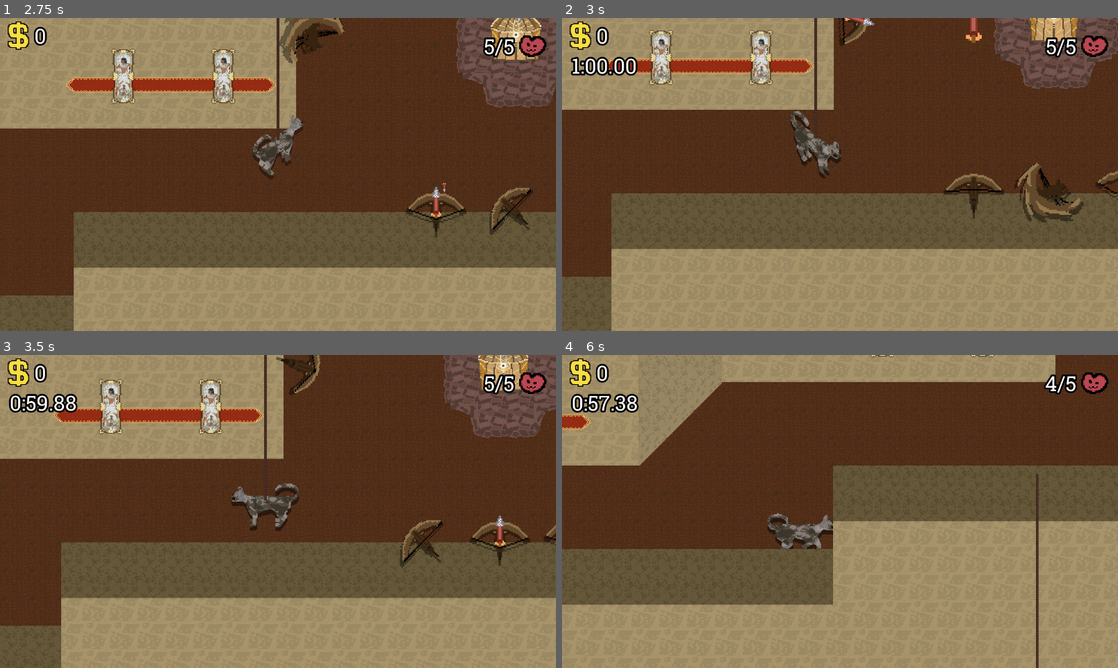
Above: before the commit, frames 1-4 (two rows, left to right).
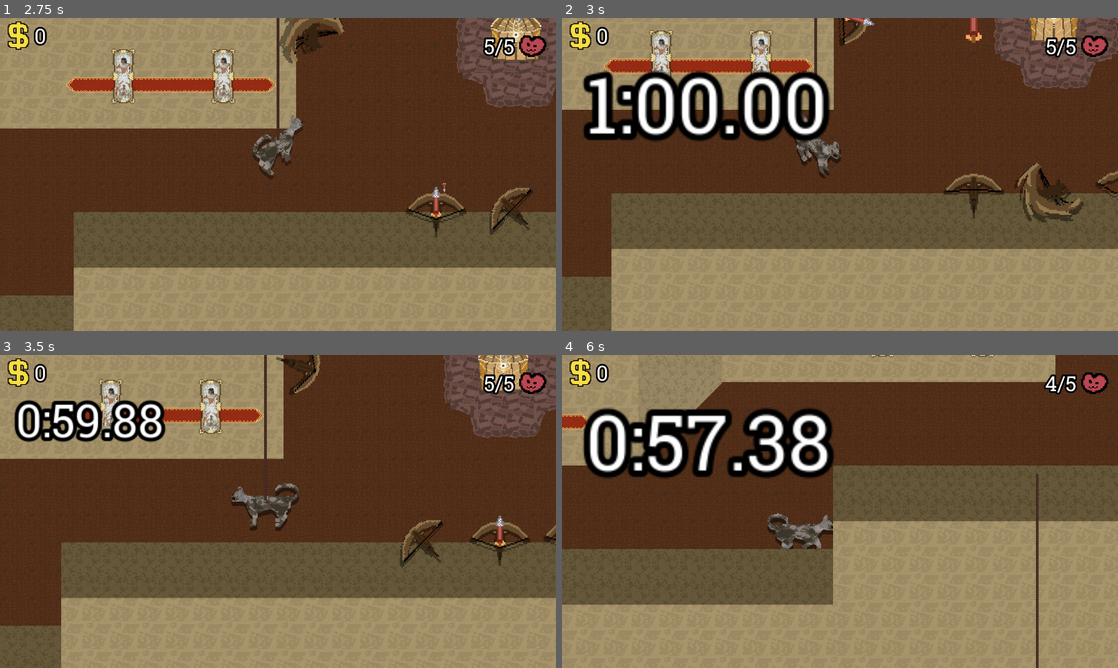
Above: after the commit, the same moments.

Repository: Emarald64/ancient-game-jam
Game: Godot game, scene res://source/main.tscn
Two runs of this game, one before a commit and one after it. Both use one fixed random seed, a clock stepped at 60 frames per second and the inputs below.
Inputs:
- Up to frame 1 (2.75 s): hold D (move_right) 0.53-1.28 s; tap M (meow, bound only after the commit) at 0.6, 1.55, 2.1 s; hold S (move_down) 1.28-2.03 s; tap Shift (sprint) at 1.35 s; hold D (move_right) from 2.03 s (still down)
- Up to frame 2 (3 s): release D (move_right) at 2.78 s; hold W (move_up) from 2.78 s (still down); tap Y at 2.85 s
- Up to frame 3 (3.5 s): keep holding W (move_up); tap M (meow, bound only after the commit) at 3.05 s
- Up to frame 4 (6 s): release W (move_up) at 3.53 s; hold A (move_left) 3.53-5.03 s; tap M (meow, bound only after the commit) at 3.6, 4.55, 5.1 s; tap = (debug_heal) at 4.15 s; tap Shift (sprint) at 4.35 s; tap - (debug_hurt) at 4.9 s; hold S (move_down) 5.03-5.78 s; hold D (move_right) from 5.78 s (still down); tap Y at 5.85 s

Frame 1 is identical in both runs. In frame 2, 8.3% of the frame differs, in the area x 1-49%, y 12-40%; in frame 3, 3.3%; in frame 4, 8.5%.

Commit message:
added sfx and made the timer bigger when starting

Diff:
--- a/project.godot
+++ b/project.godot
@@ -94,6 +94,11 @@
 "events": [Object(InputEventKey,"resource_local_to_scene":false,"resource_name":"","device":-1,"window_id":0,"alt_press …(191 unchanged characters)…
 ]
 }
+meow={
+"deadzone": 0.2,
+"events": [Object(InputEventKey,"resource_local_to_scene":false,"resource_name":"","device":-1,"window_id":0,"alt_pressed":false,"shift_pressed":false,"ctrl_pressed":false,"meta_pressed":false,"pressed":false,"keycode":0,"physical_keycode":77,"key_label":0,"unicode":109,"location":0,"echo":false,"script":null)
+]
+}
 
 [layer_names]
 
--- a/source/game_objects/bomb.gd
+++ b/source/game_objects/bomb.gd
@@ -15,6 +15,7 @@
 	tween.tween_property($Explosion/CollisionShape2D.shape,"radius",256,.1)
 	tween.tween_interval(.65)
 	tween.tween_callback(queue_free)
+	$sound.play()
 
 	await get_tree().create_timer(0.25).timeout
 	$Explosion.monitorable=false
--- a/source/game_objects/bomb.tscn
+++ b/source/game_objects/bomb.tscn
@@ -4,6 +4,7 @@
 [ext_resource type="Shader" uid="uid://5h4f7aaql8iw" path="res://source/game_objects/bomb_flash.gdshader" id="2_54trm"]
 [ext_resource type="Texture2D" uid="uid://dnxtv7fqumphm" path="res://arte/game_objects/bomb.png" id="3_sy3ph"]
 [ext_resource type="Texture2D" uid="uid://ct2c2txqyso1o" path="res://arte/pickups/explosion.png" id="4_og2dt"]
+[ext_resource type="AudioStream" uid="uid://cgcs3aut2cv0j" path="res://sfx/explode.wav" id="5_o0u21"]
 
 [sub_resource type="CircleShape2D" id="CircleShape2D_a6585"]
 radius = 0.01
@@ -127,4 +128,7 @@
 frame = 11
 frame_progress = 1.0
 
+[node name="sound" type="AudioStreamPlayer" parent="." unique_id=1581140679]
+stream = ExtResource("5_o0u21")
+
 [connection signal="timeout" from="Timer" to="." method="explode"]
--- a/source/main.tscn
+++ b/source/main.tscn
@@ -207,6 +207,7 @@
 
 [node name="HealthPickup" parent="Chest2" unique_id=363543128 instance=ExtResource("15_ly4gw")]
 visible = false
+monitorable = false
 
 [node name="Chest10" parent="." unique_id=1224262665 instance=ExtResource("14_r5lv5")]
 position = Vector2(-1940, -304)
@@ -270,6 +271,7 @@
 
 [node name="HealthPickup" parent="Chest11" unique_id=2121701322 instance=ExtResource("15_ly4gw")]
 visible = false
+monitorable = false
 
 [node name="Chest14" parent="." unique_id=413076568 instance=ExtResource("14_r5lv5")]
 position = Vector2(-5322, -330)
@@ -303,6 +305,7 @@
 
 [node name="HealthPickup" parent="Chest14" unique_id=447885250 instance=ExtResource("15_ly4gw")]
 visible = false
+monitorable = false
 
 [node name="Chest16" parent="." unique_id=1511252540 instance=ExtResource("14_r5lv5")]
 position = Vector2(-6179, -831)
@@ -364,9 +367,11 @@
 
 [node name="HealthPickup" parent="Chest17" unique_id=1958566577 instance=ExtResource("15_ly4gw")]
 visible = false
+monitorable = false
 
 [node name="HealthPickup1" parent="Chest17" unique_id=950060609 instance=ExtResource("15_ly4gw")]
 visible = false
+monitorable = false
 
 [node name="Chest15" parent="." unique_id=743785212 instance=ExtResource("14_r5lv5")]
 position = Vector2(-4786, 55)
@@ -393,6 +398,7 @@
 
 [node name="HealthPickup" parent="Chest15" unique_id=1623163365 instance=ExtResource("15_ly4gw")]
 visible = false
+monitorable = false
 
 [node name="Chest3" parent="." unique_id=435047912 instance=ExtResource("14_r5lv5")]
 position = Vector2(-1740, -224)
--- a/source/player.gd
+++ b/source/player.gd
@@ -17,6 +17,8 @@
 signal collected_money(amount:int)
 
 func _physics_process(_delta: float) -> void:
+	if not dying and Input.is_action_just_pressed("meow"):
+		$"Meow =3".play(.15)
 	if not dying and not animating && canMove:
 		var movement=Input.get_vector("move_left","move_right","move_up","move_down")
 		SpriteDirectionDecider(movement)
@@ -97,15 +99,20 @@
 		pickup.queue_free()
 
 func heal(amount:int):
+	$"Heal Sound".play()
 	health=mini(health+amount,max_health)
 	update_health()
 
 func hurt(amount:int,damage_type:=DAMAGE_TYPE.unknown):
-	health-=amount
-	$GPUParticles2D.emitting = true
-	if health<=0:
-		die(true,damage_type)
-	update_health()
+	if $IFrames.is_stopped():
+		health-=amount
+		$"Hurt Sound".play()
+		$GPUParticles2D.emitting = true
+		$IFrames.start()
+		$CatSprite.modulate=Color(.75,.75,.75)
+		if health<=0:
+			die(true,damage_type)
+		update_health()
 
 func die(display_death_screen:=true,damage_type:=DAMAGE_TYPE.unknown):
 	dying=true
@@ -161,3 +168,7 @@
 			hurt(damage,damage_type)
 			if area.get_meta("remove_on_hit",false):
 				area.queue_free()
+
+
+func end_iframes() -> void:
+	$CatSprite.modulate=Color.WHITE
--- a/source/player.tscn
+++ b/source/player.tscn
@@ -5,6 +5,9 @@
 [ext_resource type="PackedScene" uid="uid://dyhuebejbhm5b" path="res://source/hole.tscn" id="2_mwjqb"]
 [ext_resource type="Script" uid="uid://dwkk53c72ia1q" path="res://source/cat_sprite.gd" id="3_mwjqb"]
 [ext_resource type="Texture2D" uid="uid://bea0dciou80at" path="res://arte/rope.png" id="4_t71p0"]
+[ext_resource type="AudioStream" uid="uid://d1u0tshk14lup" path="res://sfx/meow.mp3" id="6_t71p0"]
+[ext_resource type="AudioStream" uid="uid://dcpktdvviyd0" path="res://sfx/catflinch.wav" id="7_gqehw"]
+[ext_resource type="AudioStream" uid="uid://dmpmcxvf5gcy0" path="res://sfx/purring.mp3" id="8_tl8wf"]
 
 [sub_resource type="AtlasTexture" id="AtlasTexture_hd2yd"]
 atlas = ExtResource("2_l788v")
@@ -848,5 +851,21 @@
 explosiveness = 0.84
 process_material = SubResource("ParticleProcessMaterial_6j2d2")
 
+[node name="Meow =3" type="AudioStreamPlayer" parent="." unique_id=250120182]
+stream = ExtResource("6_t71p0")
+max_polyphony = 6
+
+[node name="Hurt Sound" type="AudioStreamPlayer" parent="." unique_id=993893433]
+stream = ExtResource("7_gqehw")
+
+[node name="Heal Sound" type="AudioStreamPlayer" parent="." unique_id=214849024]
+stream = ExtResource("8_tl8wf")
+volume_db = 10.0
+
+[node name="IFrames" type="Timer" parent="." unique_id=914245680]
+wait_time = 0.5
+one_shot = true
+
 [connection signal="area_entered" from="Pickup" to="." method="_on_pickup"]
 [connection signal="area_entered" from="HurtBox" to="." method="hit"]
+[connection signal="timeout" from="IFrames" to="." method="end_iframes"]
--- a/source/ui/game_timer.gd
+++ b/source/ui/game_timer.gd
@@ -9,6 +9,7 @@
 signal time_up
 
 func start():
+	$AnimationPlayer.play("start")
 	running=true
 	show()
 
--- a/source/ui/game_timer.tscn
+++ b/source/ui/game_timer.tscn
@@ -2,10 +2,51 @@
 
 [ext_resource type="Script" uid="uid://bhsvxj1utmxi3" path="res://source/ui/game_timer.gd" id="1_7k1th"]
 
+[sub_resource type="Animation" id="Animation_q74fy"]
+length = 0.001
+tracks/0/type = "value"
+tracks/0/imported = false
+tracks/0/enabled = true
+tracks/0/path = NodePath(".:offset_transform_scale")
+tracks/0/interp = 1
+tracks/0/loop_wrap = true
+tracks/0/keys = {
+"times": PackedFloat32Array(0),
+"transitions": PackedFloat32Array(1),
+"update": 0,
+"values": [Vector2(4, 4)]
+}
+
+[sub_resource type="Animation" id="Animation_xcc7j"]
+resource_name = "start"
+tracks/0/type = "value"
+tracks/0/imported = false
+tracks/0/enabled = true
+tracks/0/path = NodePath(".:offset_transform_scale")
+tracks/0/interp = 1
+tracks/0/loop_wrap = true
+tracks/0/keys = {
+"times": PackedFloat32Array(0, 1),
+"transitions": PackedFloat32Array(1, 1),
+"update": 0,
+"values": [Vector2(4, 4), Vector2(1, 1)]
+}
+
+[sub_resource type="AnimationLibrary" id="AnimationLibrary_8tdqc"]
+_data = {
+&"RESET": SubResource("Animation_q74fy"),
+&"start": SubResource("Animation_xcc7j")
+}
+
 [node name="GameTimer" type="Label" unique_id=926535582]
 offset_right = 40.0
 offset_bottom = 23.0
+offset_transform_enabled = true
+offset_transform_scale = Vector2(4, 4)
+offset_transform_pivot_ratio = Vector2(0, 0)
+text = "1:00.00"
 script = ExtResource("1_7k1th")
 time_left = 800.0
 
 [node name="AnimationPlayer" type="AnimationPlayer" parent="." unique_id=363948122]
+libraries/ = SubResource("AnimationLibrary_8tdqc")
Not shown, added: sfx/catflinch.wav.import
Not shown, added: sfx/explode.wav.import
Not shown, added: sfx/meow.mp3.import
Not shown, added: sfx/purring.mp3.import
Not shown, added: sfx/catflinch.wav
Not shown, added: sfx/explode.wav
Not shown, added: sfx/meow.mp3
Not shown, added: sfx/purring.mp3
